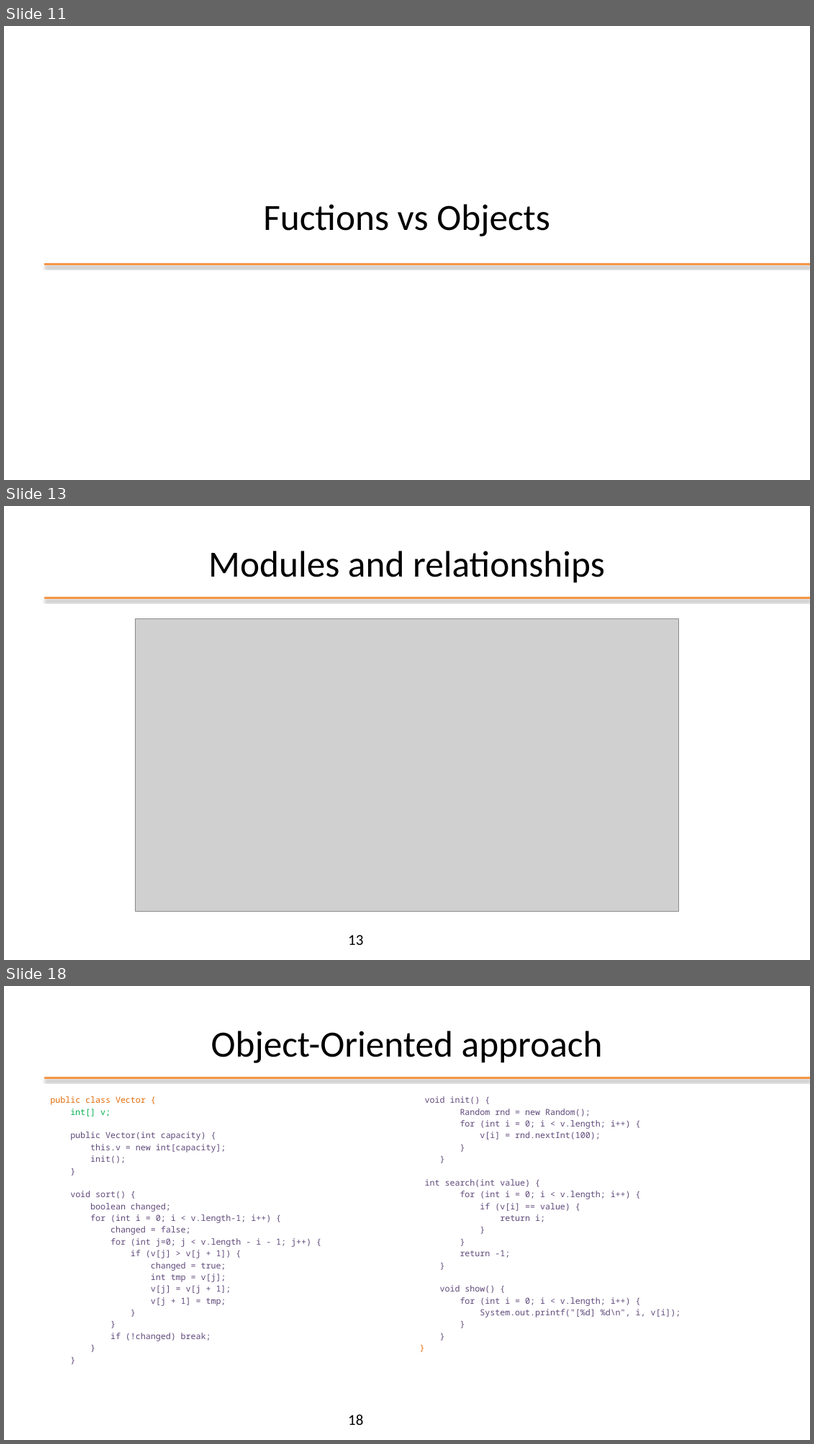
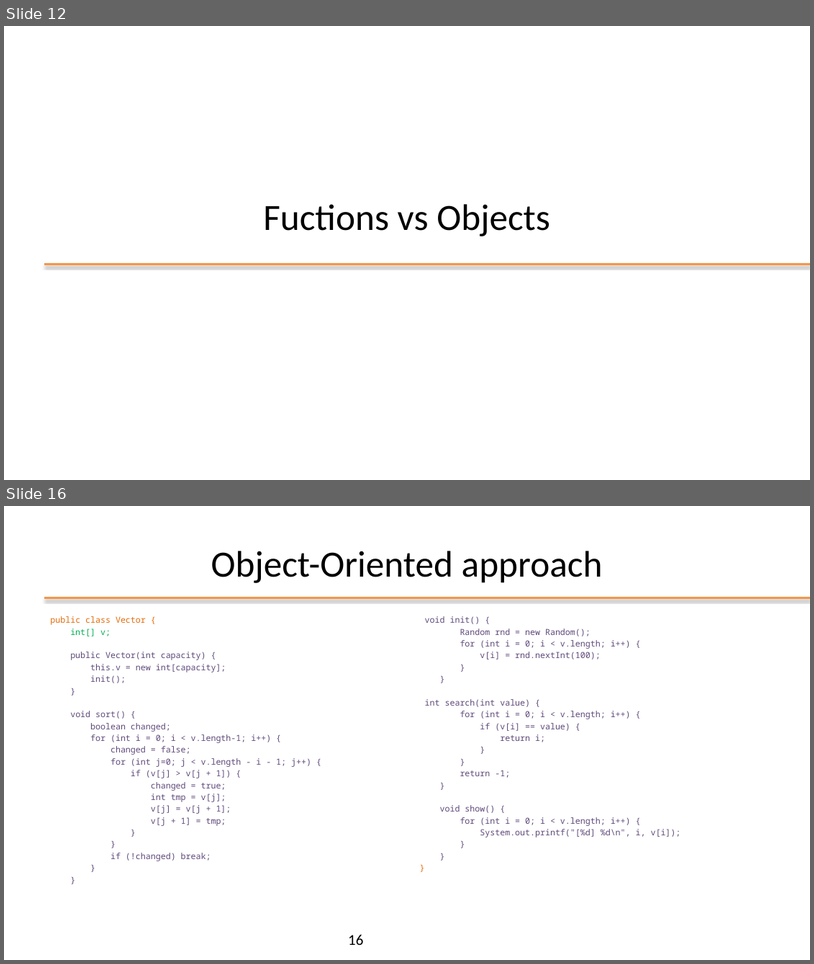
Before and after one commit to plctechnician/ooprogramming, a slide deck: java/slides/ppt/01 - Java From Functions to Objects.pptx. Shown one above the other, each under a label of ours: slides 11, 13 and 18 before the commit, slides 12 and 16 after it; the slides between them are not shown. The pictures are 814x1444 and 814x964 pixels, drawn with LibreOffice and Linux fonts; fonts in the diff are those of the drawing; grey boxes stand for pictures; background and template pictures are left out. Boxes give left, top, right and bottom in pixels: in the first picture for what was removed or moved away, otherwise in the second. Text is boxed around its words. In the diff, an @@ line names an element or a change of style, - is before the commit and + after.

```diff
--- a/java/slides/ppt/01 - Java From Functions to Objects.pptx
+++ b/java/slides/ppt/01 - Java From Functions to Objects.pptx
@@ slide 13 removed at box(4, 506, 810, 960), background #FFFFFF; not listed: 1 template element that a slide beside it also shows @@
@@ title removed at box(208, 551, 605, 583) @@
-Modules and relationships
@@ picture removed at box(135, 618, 680, 911) @@
@@ page number removed at box(348, 934, 363, 944) @@
-13
@@ what was slide 11 is now slide 12 @@
@@ what was slide 18 is now slide 16 @@
@@ page number at box(348, 934, 363, 944): text changed @@
-18
+16
```
Also in this commit, not shown: 10 slides changed, 1 slide added, 8 other slides removed, 3 other files.
